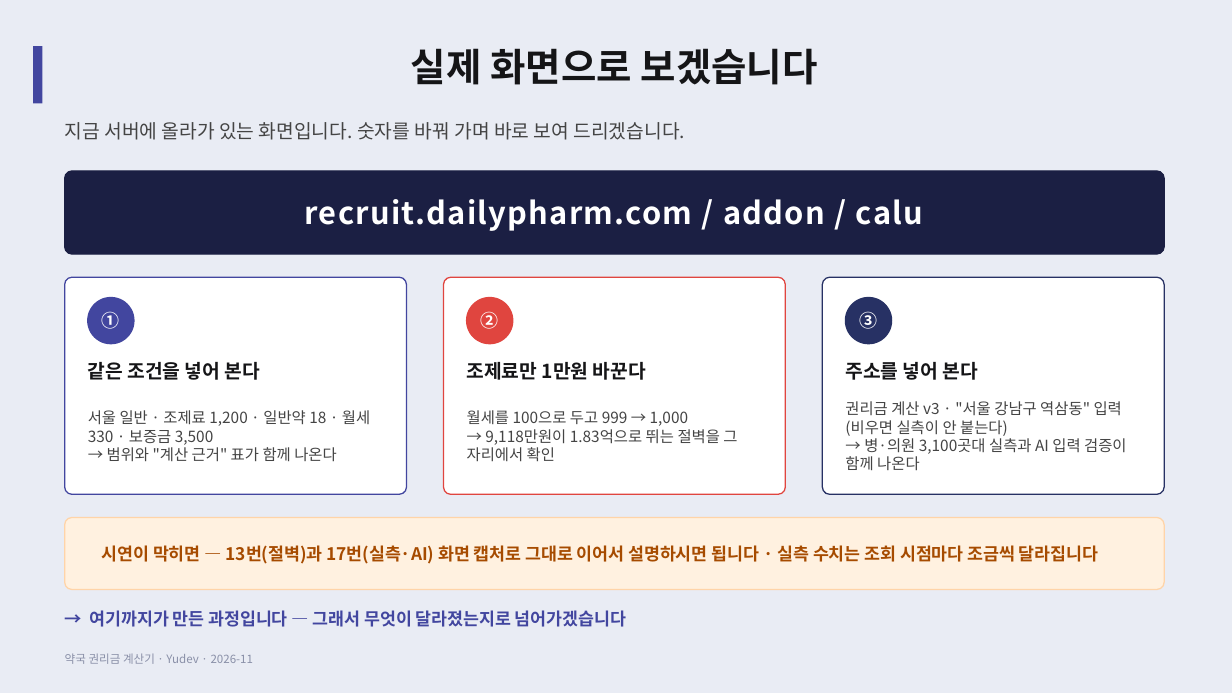
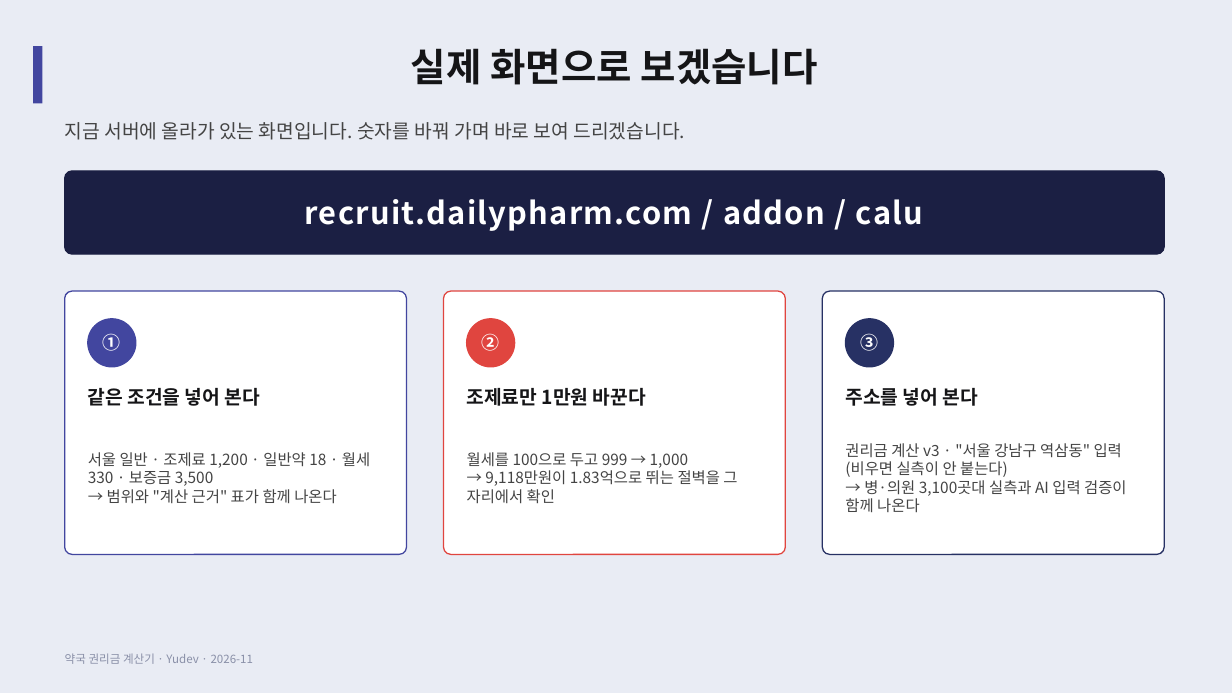
Before and after one commit to YUSEONCHUN/calculating, a slide deck: slide 18 of doc/slides/권리금계산기_프로젝트.pptx. Drawn at 1232x693 pixels with LibreOffice and Linux fonts; fonts in the diff are those of the drawing. Boxes give left, top, right and bottom in pixels: in the first picture for what was removed or moved away, otherwise in the second. Text is boxed around its words. In the diff, an @@ line names an element or a change of style, - is before the commit and + after.

```diff
--- a/doc/slides/권리금계산기_프로젝트.pptx
+++ b/doc/slides/권리금계산기_프로젝트.pptx
@@ rounded rectangle: place and size @@
-rounded rectangle at [65,277,407,494]
+rounded rectangle at [65,291,407,555]
@@ rounded rectangle: place and size @@
-rounded rectangle at [444,277,786,494]
+rounded rectangle at [444,291,786,555]
@@ proportions changed in 3 elements at [65,291,407,555], [444,291,786,555], [823,291,1165,555] @@
@@ rounded rectangle: place and size @@
-rounded rectangle at [823,277,1165,494]
+rounded rectangle at [823,291,1165,555]
@@ 3 texts, 3 ellipses: place and size @@
-3 texts, 3 ellipses at [88,298,892,344]
+3 texts, 3 ellipses at [88,319,894,367]
@@ 3 texts: place and size @@
-3 texts at [88,362,978,380]
+3 texts at [88,388,978,406]
@@ text "서울 일반 · 조제료 1,200 ...": place and size @@
-text "서울 일반 · 조제료 1,200 ..." at [88,410,370,461]
+text "서울 일반 · 조제료 1,200 ..." at [88,452,370,503]
@@ text "월세를 100으로 두고 999 → ...": place and size @@
-text "월세를 100으로 두고 999 → ..." at [467,410,737,462]
+text "월세를 100으로 두고 999 → ..." at [467,452,737,504]
@@ text "권리금 계산 v3 · "서울 ...": place and size @@
-text "권리금 계산 v3 · "서울 ..." at [845,401,1126,470]
+text "권리금 계산 v3 · "서울 ..." at [845,443,1126,512]
@@ rounded rectangle removed at [65,518,1165,590] @@
@@ text removed at [102,545,1098,564] @@
-시연이 막히면 — 13번(절벽)과 17번(실측·AI) 화면 캡처로 그대로 이어서 설명하시면 됩니다 · 실측 수치는 조회 시점마다 조금씩 달라집니다
@@ text removed at [90,610,626,627] @@
-→ 여기까지가 만든 과정입니다 — 그래서 무엇이 달라졌는지로 넘어가겠습니다
```
Also in this commit, not shown: 13 other slides changed, 2 other files.
